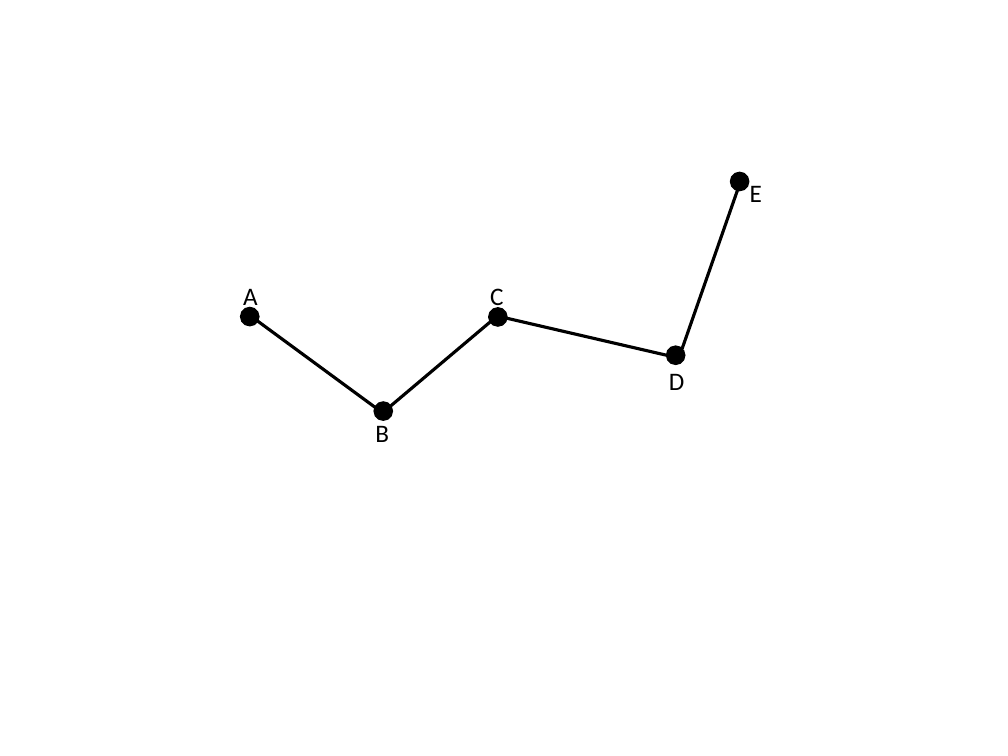
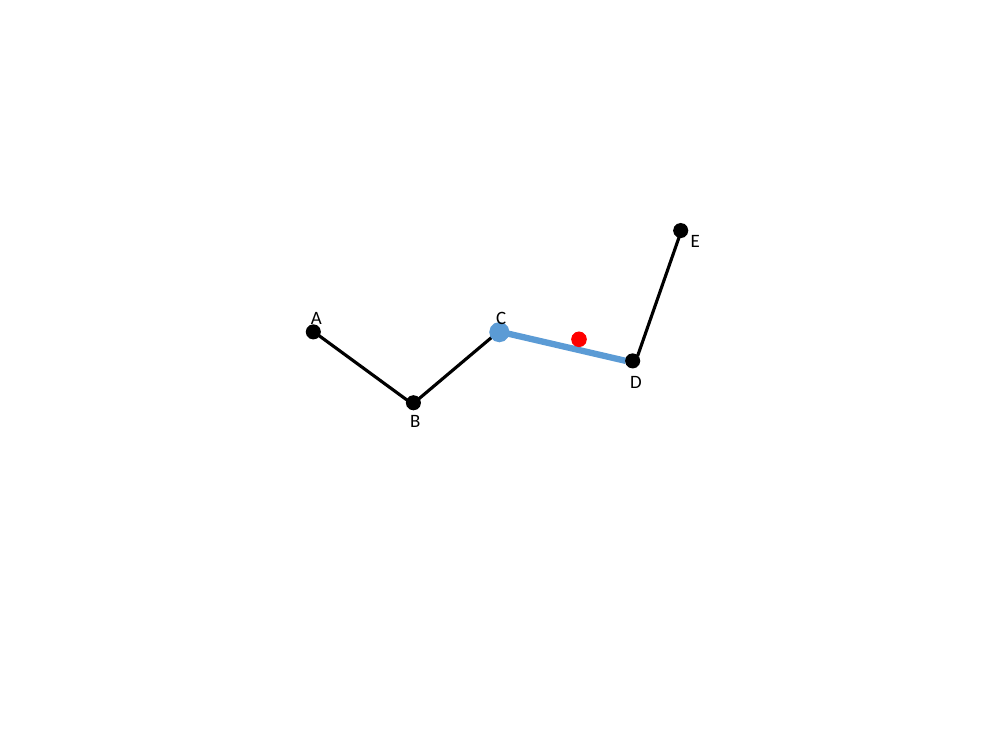
Before and after one commit to hqt/street-router, a slide deck: slide 80 of Document/presentation/full presentation.pptx (slide 128 before the commit). Drawn at 1008x756 pixels with LibreOffice and Linux fonts; fonts in the diff are those of the drawing. Boxes give left, top, right and bottom in pixels: in the first picture for what was removed or moved away, otherwise in the second. Text is boxed around its words. In the diff, an @@ line names an element or a change of style, - is before the commit and + after.

```diff
--- a/Document/presentation/full presentation.pptx
+++ b/Document/presentation/full presentation.pptx
@@ line moved from (682, 349) - (740, 184) to (638, 356) - (680, 233) @@
@@ ellipse: place and size @@
-ellipse at [731,172,749,191]
+ellipse at [674,224,688,238]
@@ size 18 to 13.5 pt in 5 elements at [496,309,506,330], [630,376,642,388], [410,415,420,427], [311,312,322,330], [691,235,700,247] @@
@@ text "E": place and size @@
-text "E" at [750,185,762,202]
+text "E" at [691,235,700,247]
@@ text "A": place and size @@
-text "A" at [243,288,258,311]
+text "A" at [311,312,322,330]
@@ ellipse: place and size @@
-ellipse at [241,307,259,326]
+ellipse at [306,325,321,339]
@@ text "C": place and size @@
-text "C" at [490,288,503,311]
+text "C" at [496,309,506,330]
@@ ellipse: place and size @@
-ellipse at [489,307,507,326]
+ellipse at [493,326,507,340]
@@ ellipse at [493,326,507,340]: fill #000000 to #5B9BD5; outline #000000 1 pt to #5B9BD5 4.5 pt @@
@@ line moved from (251, 316) - (383, 413) to (313, 332) - (412, 404) @@
@@ line moved from (383, 413) - (497, 316) to (412, 404) - (499, 332) @@
@@ line moved from (497, 316) - (666, 355) to (499, 332) - (626, 361) @@
@@ line (499, 332) - (626, 361): stroke #000000 2.25 pt to #5B9BD5 4.5 pt @@
@@ ellipse added at [572,333,586,347], fill #FF0000, outline #FF0000 1 pt @@
@@ ellipse: place and size @@
-ellipse at [666,346,684,364]
+ellipse at [626,354,640,368]
@@ text "D": place and size @@
-text "D" at [669,373,684,390]
+text "D" at [630,376,642,388]
@@ text "B": place and size @@
-text "B" at [375,425,389,442]
+text "B" at [410,415,420,427]
@@ ellipse: place and size @@
-ellipse at [374,402,392,420]
+ellipse at [406,396,420,410]
```
Also in this commit, not shown: 30 other slides changed, 134 slides added, 113 slides removed.
